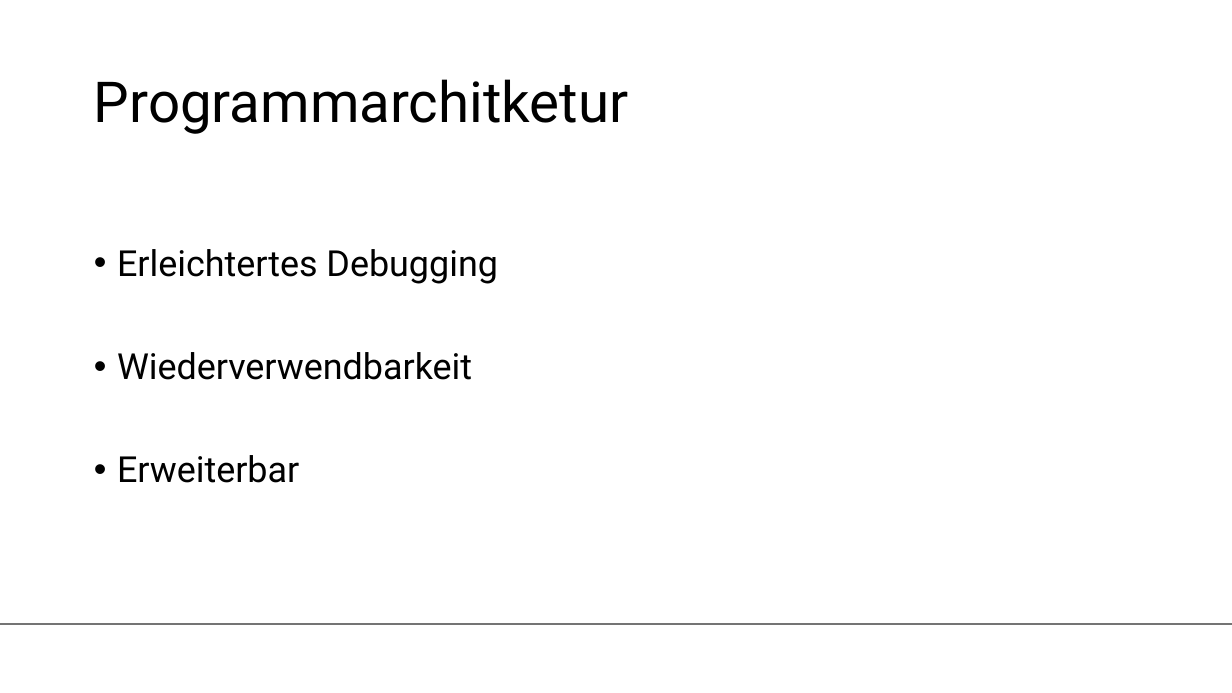
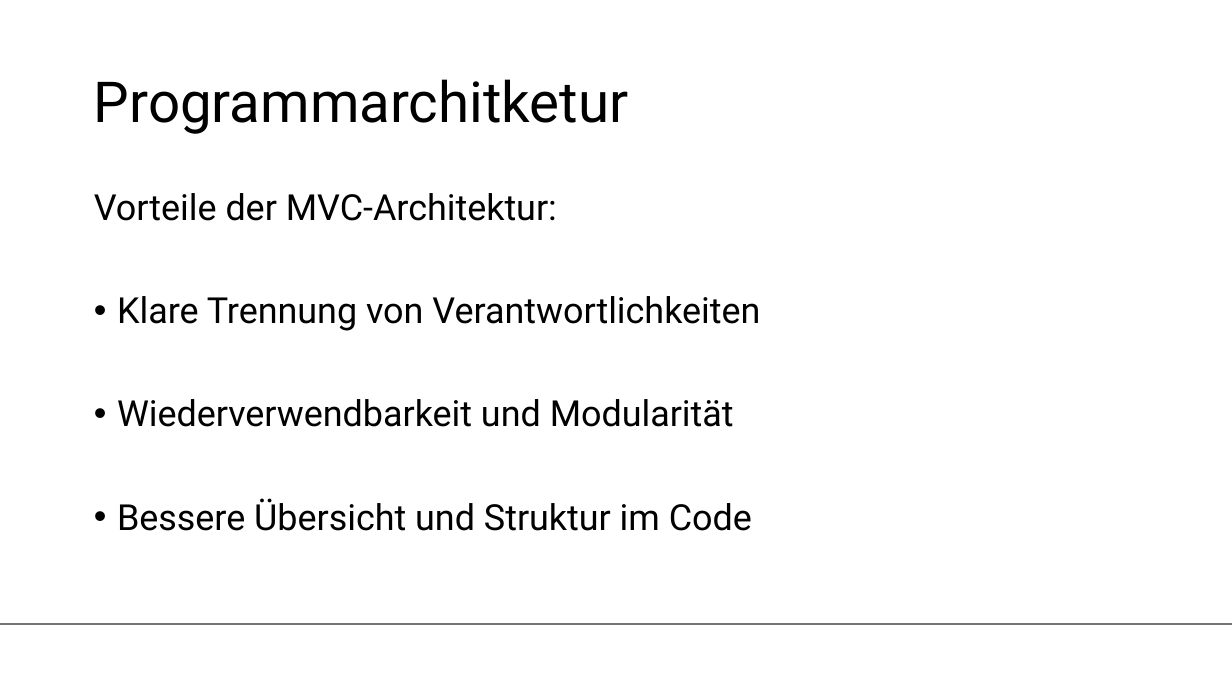
Before and after one commit to Tristan-Bihler/2_Semester_Projekt, a slide deck: slide 5 of Dokumentation/Entwicklung eines Intelligentenempfehlungssystems.pptx. Drawn at 1232x693 pixels with LibreOffice and Linux fonts; fonts in the diff are those of the drawing; background and template pictures are left out. Boxes give left, top, right and bottom in pixels: in the first picture for what was removed or moved away, otherwise in the second. Text is boxed around its words. In the diff, an @@ line names an element or a change of style, - is before the commit and + after.

Commit message:
Powerpoint

```diff
--- a/Dokumentation/Entwicklung eines Intelligentenempfehlungssystems.pptx
+++ b/Dokumentation/Entwicklung eines Intelligentenempfehlungssystems.pptx
@@ text at [94, 193, 760, 531]: text changed @@
-• Erleichtertes Debugging
-• Wiederverwendbarkeit
-• Erweiterbar
+Vorteile der MVC-Architektur:
+• Klare Trennung von Verantwortlichkeiten
+• Wiederverwendbarkeit und Modularität
+• Bessere Übersicht und Struktur im Code
```
Also in this commit, not shown: 1 slide added.
